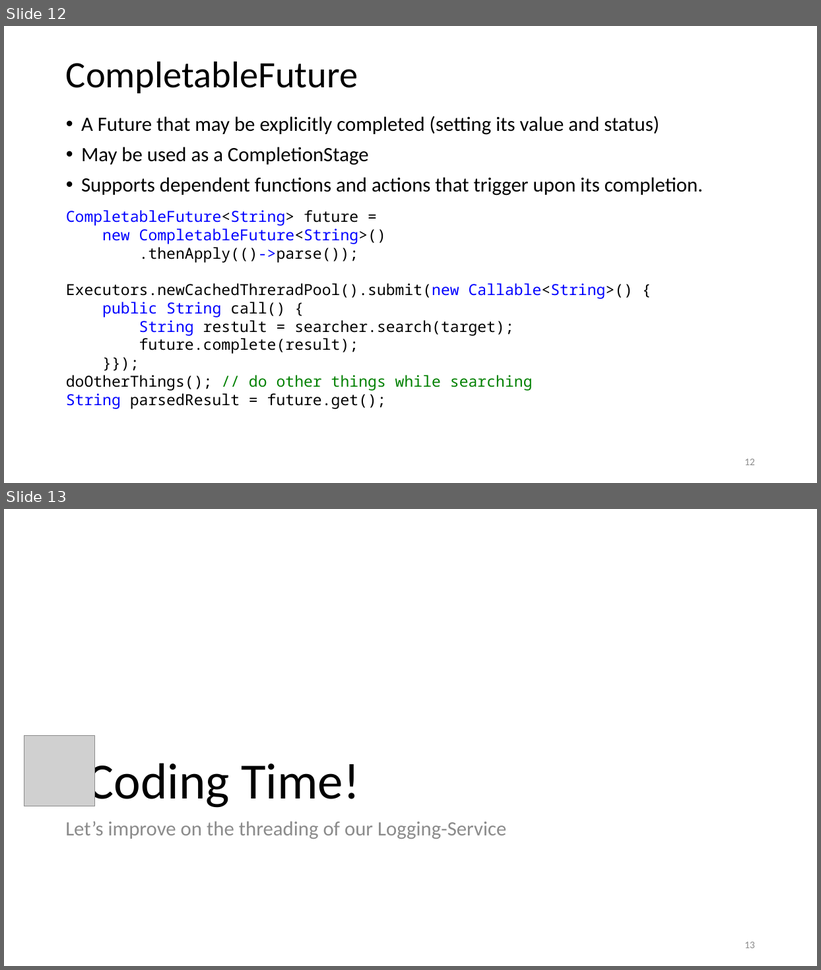
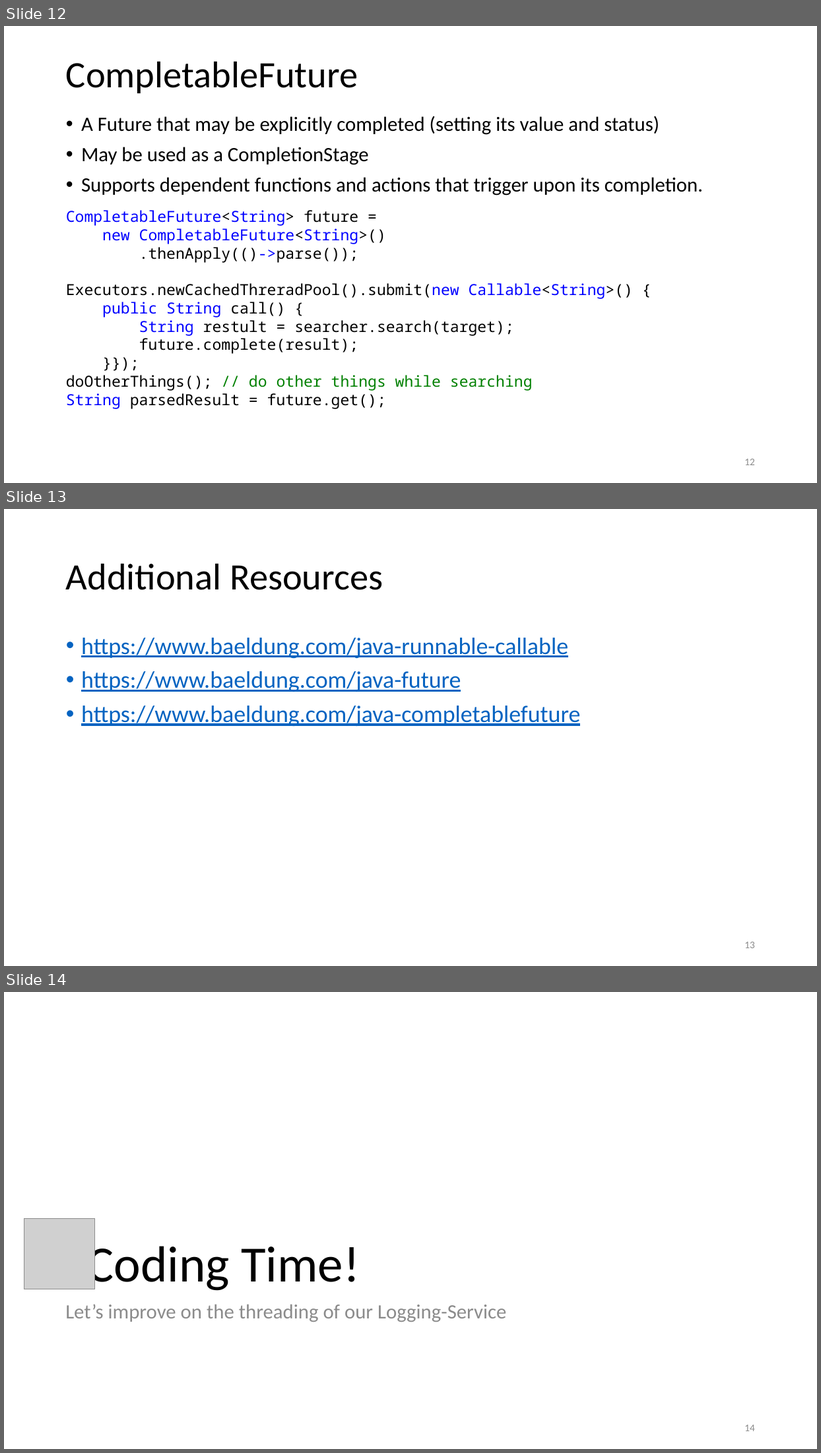
Before and after one commit to jpenniman/java-ms-training, a slide deck: slide-decks/Asynchronous-programming-Part-2.pptx. Shown one above the other, each under a label of ours: slides 12 and 13 before the commit, slides 12, 13 and 14 after it. The pictures are 821x970 and 821x1453 pixels, drawn with LibreOffice and Linux fonts; fonts in the diff are those of the drawing; grey boxes stand for pictures; background and template pictures are left out. Boxes give left, top, right and bottom in pixels: in the first picture for what was removed or moved away, otherwise in the second. Text is boxed around its words. In the diff, an @@ line names an element or a change of style, - is before the commit and + after.

Commit message:
Additional Resources

```diff
--- a/slide-decks/Asynchronous-programming-Part-2.pptx
+++ b/slide-decks/Asynchronous-programming-Part-2.pptx
@@ slide 13 added at <box>4,509,817,966</box>, background #FFFFFF @@
@@ title added at <box>66,563,383,590</box>, 44 pt, text #000000 @@
+Additional Resources
@@ text added at <box>81,638,580,726</box>, 28 pt, text #0563C1, underline @@
+• https://www.baeldung.com/java-runnable-callable
+• https://www.baeldung.com/java-future
+• https://www.baeldung.com/java-completablefuture
@@ page number added at <box>745,942,755,949</box>, 12 pt, text #8C8C8C @@
+13
@@ what was slide 13 is now slide 14 @@
@@ page number at <box>745,1425,755,1432</box>: text changed @@
-13
+14
```
